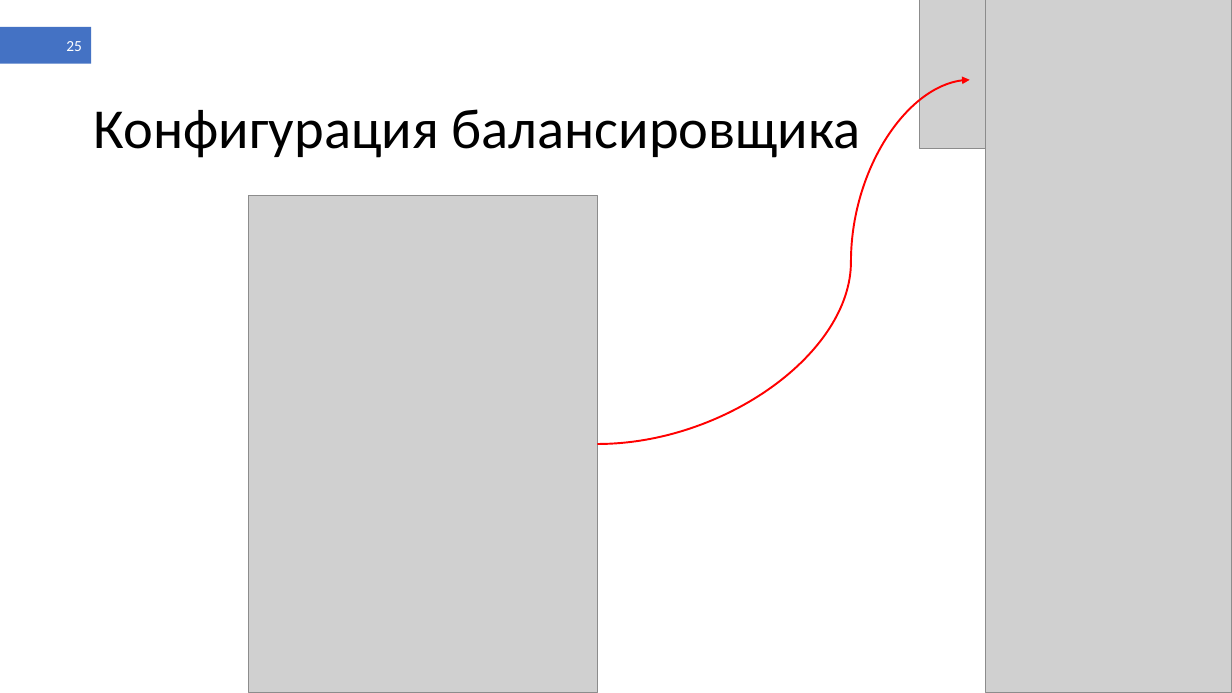
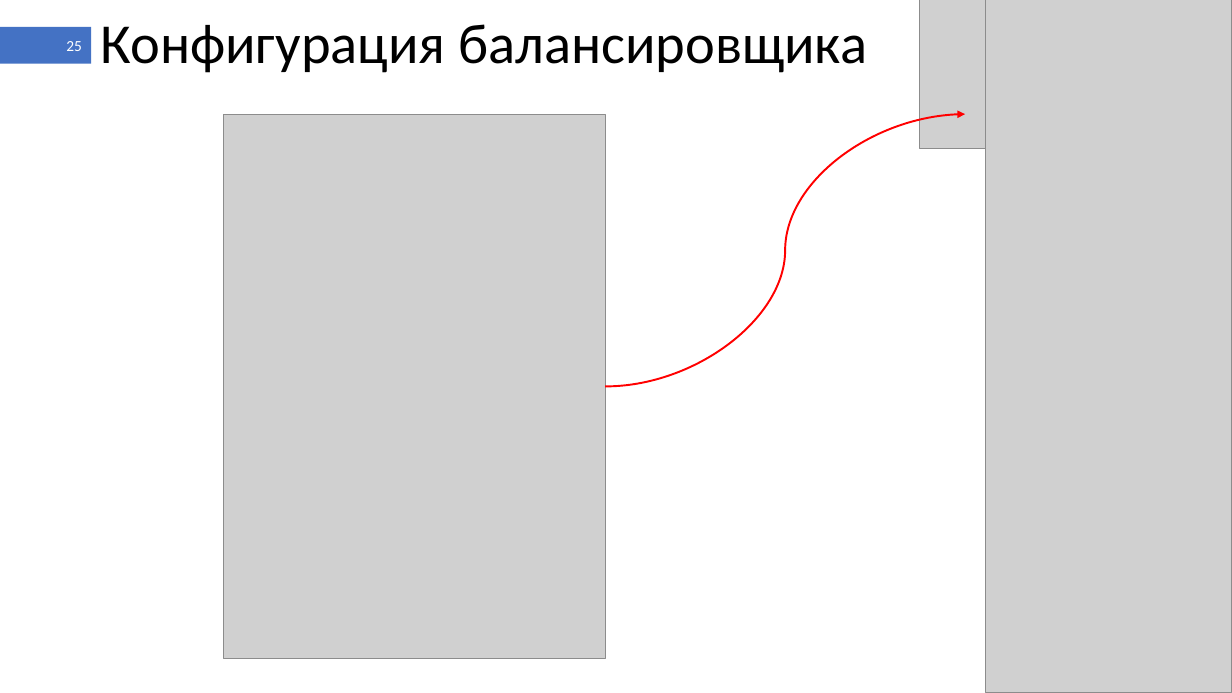
Before and after one commit to shameoff/GraduateWork, a slide deck: slide 25 of Презентация ВКР (в шаблоне).pptx. Drawn at 1232x693 pixels with LibreOffice and Linux fonts; fonts in the diff are those of the drawing; grey boxes stand for pictures. Boxes give left, top, right and bottom in pixels: in the first picture for what was removed or moved away, otherwise in the second. Text is boxed around its words. In the diff, an @@ line names an element or a change of style, - is before the commit and + after.

```diff
--- a/Презентация ВКР (в шаблоне).pptx
+++ b/Презентация ВКР (в шаблоне).pptx
@@ text "Конфигурация балансировщика" moved from (x1=94, y1=109, x2=861, y2=158) to (x1=101, y1=24, x2=867, y2=73) @@
@@ picture resized from (x1=249, y1=195, x2=597, y2=693) to (x1=224, y1=115, x2=605, y2=659) @@
@@ curved arrow moved from (598, 445) - (970, 79) to (605, 386) - (965, 115) @@
```
Also in this commit, not shown: 38 other slides changed, 1 other file.
